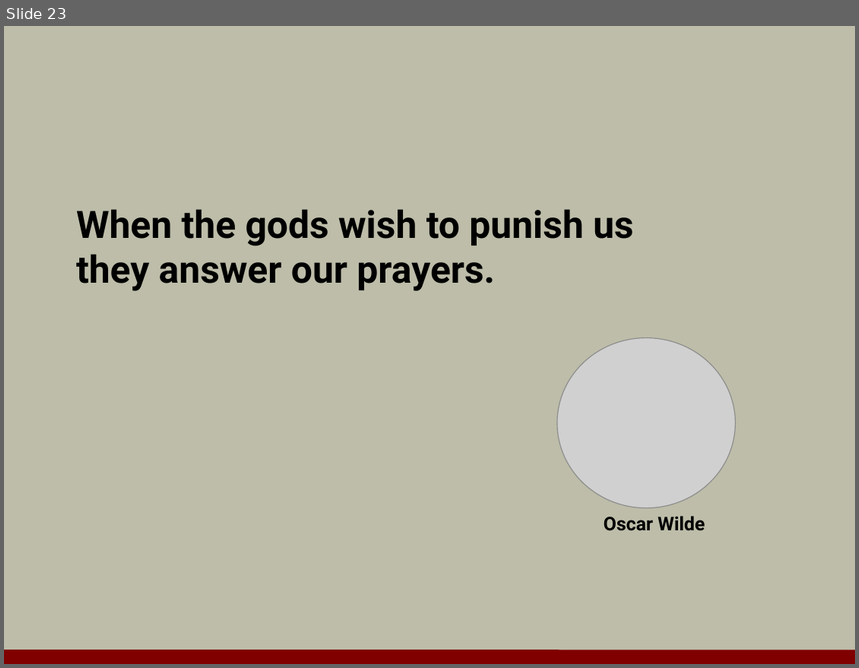
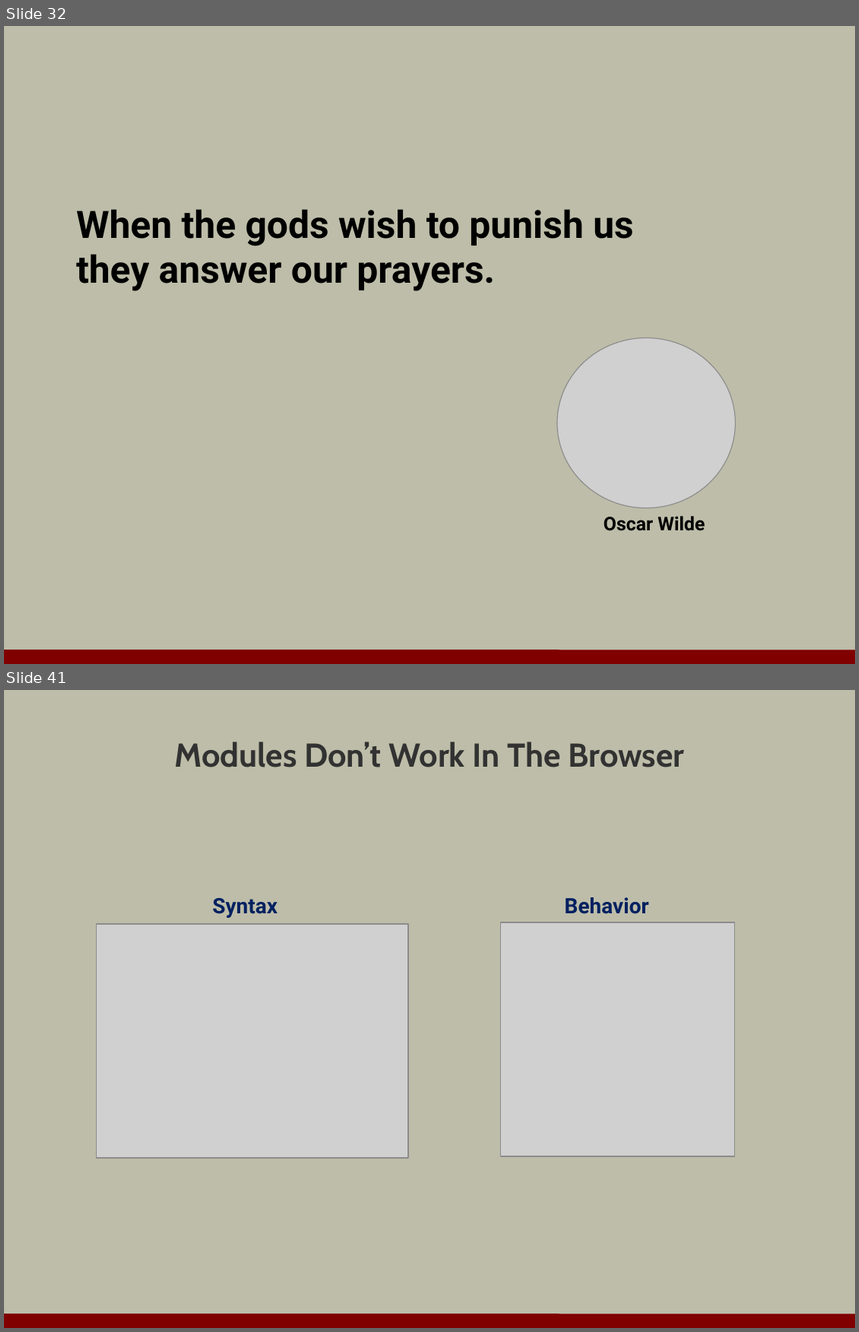
Before and after one commit to OdeToCode/classes, a slide deck: assorted/javascript_dragons.pptx. Shown one above the other, each under a label of ours: slide 23 before the commit, slides 32 and 41 after it; the slides between them are not shown. The pictures are 859x668 and 859x1332 pixels, drawn with LibreOffice and Linux fonts; fonts in the diff are those of the drawing; grey boxes stand for pictures; background and template pictures are left out. Boxes give left, top, right and bottom in pixels: in the first picture for what was removed or moved away, otherwise in the second. Text is boxed around its words. In the diff, an @@ line names an element or a change of style, - is before the commit and + after.

```diff
--- a/assorted/javascript_dragons.pptx
+++ b/assorted/javascript_dragons.pptx
@@ slide 41 added at bbox=[4, 690, 855, 1328], background #BDBDA9; not listed: 1 template element that a slide beside it also shows @@
@@ title added at bbox=[175, 742, 685, 768], 28 pt, text #323232, bold @@
+Modules Don’t Work In The Browser
@@ text added at bbox=[212, 898, 278, 918], 18 pt, text #002060, bold @@
+Syntax
@@ text added at bbox=[565, 897, 649, 914], 18 pt, text #002060, bold @@
+Behavior
@@ picture added at bbox=[96, 924, 408, 1158] @@
@@ picture added at bbox=[500, 923, 734, 1157] @@
@@ what was slide 23 is now slide 32 @@
```
Also in this commit, not shown: 3 slides changed, 25 other slides added, 2 slides removed, 1 other file.
